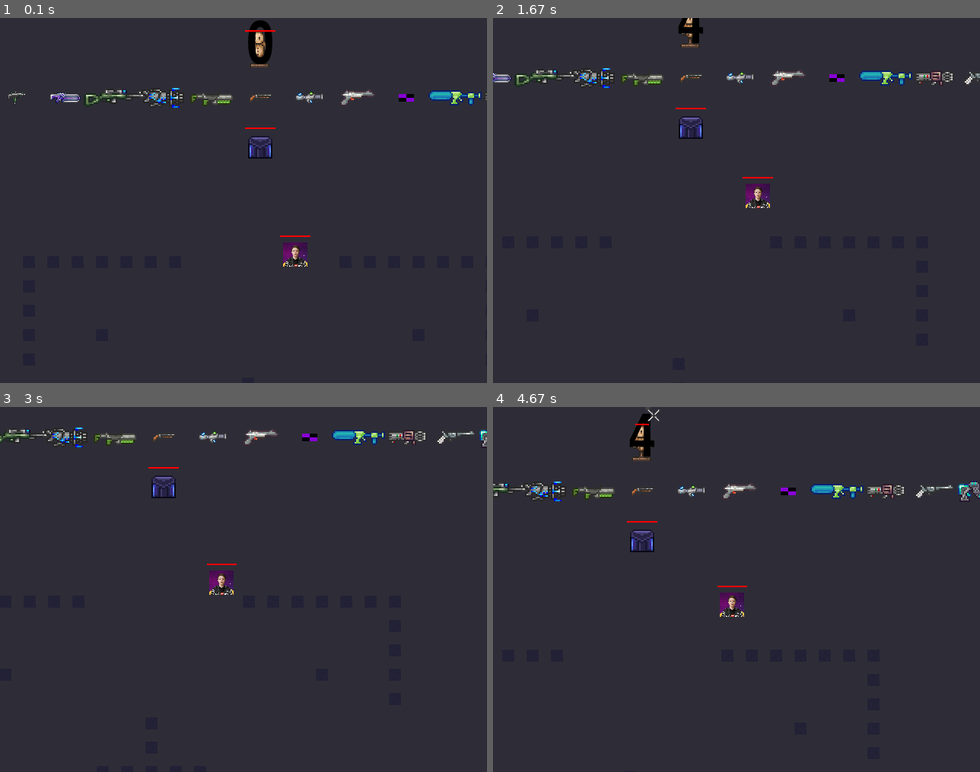
Above: before the commit, frames 1-4 (two rows, left to right).
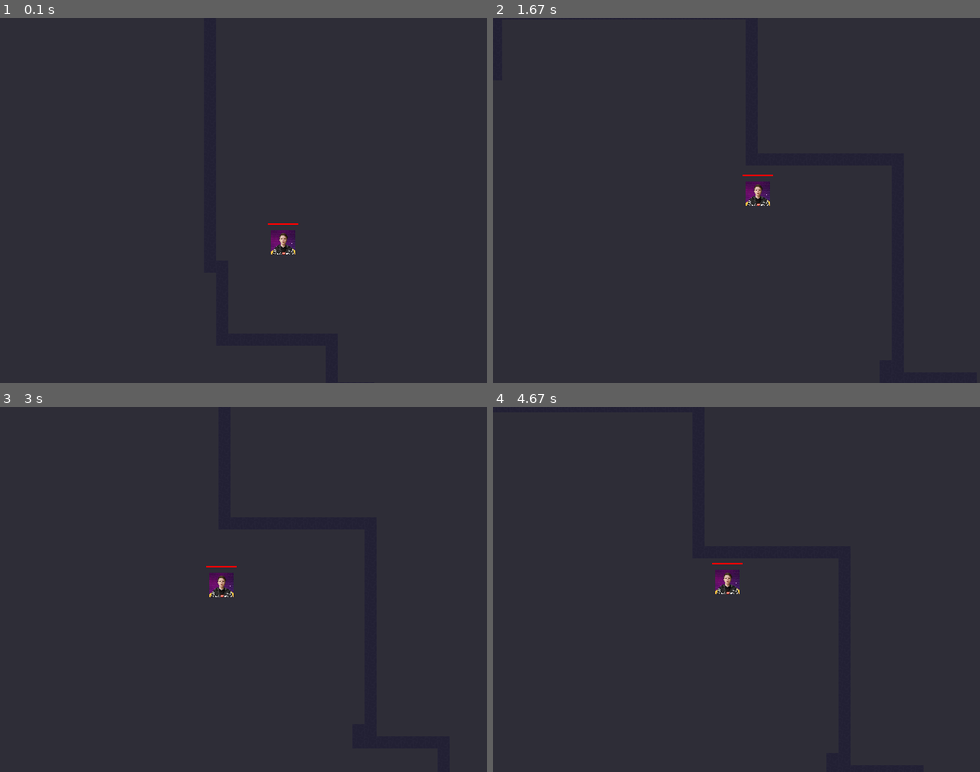
Above: after the commit, the same moments.

Repository: RyDawg-Studios/Chipset
Game: pygame game, started from main.py
The game is run twice, just before and just after one commit, with the same random seed, the same clock (stepped at 60 frames per second) and the same inputs.
Inputs (mouse positions are in pixels of both pictures, inside the frame that each line leads up to):
- Up to frame 1 (0.1 s): no input
- Up to frame 2 (1.67 s): hold L 0.33-0.8 s; hold Right 0.33-0.8 s; move the mouse to (717, 215) at 0.37 s; hold Right 0.83-1.3 s; move the mouse to (892, 189) at 0.87 s; hold Up 1.33-1.63 s; move the mouse to (619, 204) at 1.37 s
- Up to frame 3 (3 s): hold Right 1.67-2.13 s; move the mouse to (92, 534) at 1.7 s; hold Left 2.17-2.7 s; move the mouse to (316, 461) at 2.2 s; hold Down from 2.73 s (still down); move the mouse to (301, 622) at 2.77 s
- Up to frame 4 (4.67 s): release Down at 3.03 s; hold Left 3.07-3.47 s; move the mouse to (746, 465) at 3.1 s; hold Up 3.5-3.87 s; move the mouse to (561, 578) at 3.53 s; hold Right 3.9-4.53 s; move the mouse to (741, 629) at 3.93 s; hold Down from 4.57 s (still down); move the mouse to (721, 527) at 4.6 s

The runs differ from the first frame. In frame 1, 2.6% of the frame differs, in the area x 1-100%, y 0-69%; in frame 2, 2.1%; in frame 3, 1.7%; in frame 4, 2.6%.

Commit message:
Fixed some stuff broke some stuff probably idk but it doesnt repeat anymore so thats nice

Diff:
--- a/data/engine/display/display_manager.py
+++ b/data/engine/display/display_manager.py
@@ -31,6 +31,9 @@
         else:
             self.screen.blit(self.bg, (0, 0))
 
+        self.group.update()
+        self.group.draw(self.screen)
+
         for object in list(self.pde.level_manager.level.objectManager.objects):
             if hasattr(object, "rect"):
                 if object.scroll == True:
@@ -38,8 +41,6 @@
                     object.rect.centery -= self.scroll[1]
 
 
-        self.group.update()
-        self.group.draw(self.screen)
 
 
     def configurewindow(self):
--- a/data/engine/object/object_manager.py
+++ b/data/engine/object/object_manager.py
@@ -32,7 +32,7 @@
 
     def clear(self):
         for obj in self.objects:
-            obj.queuedeconstruction()
+            obj.deconstruct()
 
         self.objects = []
 
--- a/data/engine/player/player_controller.py
+++ b/data/engine/player/player_controller.py
@@ -30,6 +30,7 @@
         pass
 
     def deconstruct(self):
-        if self in self.owner.pde.player_manager.player_controllers:
-            self.owner.pde.player_manager.player_controllers.remove(self)
+        if self.owner is not None:
+            if self in self.owner.pde.player_manager.player_controllers:
+                self.owner.pde.player_manager.player_controllers.remove(self)
         return super().deconstruct()
--- a/data/engine/sprite/sprite_component.py
+++ b/data/engine/sprite/sprite_component.py
@@ -48,7 +48,6 @@
 
 
     def deconstruct(self):
-        self.parent.pde.display_manager.group.remove(self)
         self.kill()
         return
 
@@ -66,9 +65,10 @@
         self.sprite = Sprite(parent=owner, sprite=sprite, layer=layer, rotation=self.owner.rotation, scale=self.owner.scale)
 
     def update(self):
+        super().update()
         self.sprite.update()
-        super().update()
 
     def deconstruct(self):
+        super().deconstruct()
         self.sprite.deconstruct()
-        super().deconstruct()
+        self.sprite = None
--- a/data/topdownshooter/TopDownShooter.py
+++ b/data/topdownshooter/TopDownShooter.py
@@ -22,7 +22,7 @@
         return l
 
     def activate(self):
-        self.changelevel(DevLevel)
+        self.changelevel(GeneratedLevel)
         return super().activate()
 
     def restart(self):
--- a/data/topdownshooter/content/objects/levelgenerator/level_generator.py
+++ b/data/topdownshooter/content/objects/levelgenerator/level_generator.py
@@ -12,9 +12,6 @@
         self.fullrects = []
         self.whitespace = []
         self.points = []
-
-
-
 
     def generate_points(self):
         for i in range(8):
@@ -53,7 +50,7 @@
         for rect in self.rects:
             for tile in rect:
                 if tile not in self.whitespace:
-                    self.man.add_object(obj=Tile(man=self.man, pde=self.pde, position=[tile[0]*16 + 16, tile[1]*16 + 16]))
+                    self.man.add_object(obj=Tile(man=self.man, pde=self.pde, position=[tile[0]*16 + 16, tile[1]*16 + 16], sprite=r'data\topdownshooter\assets\sprites\tiles\wall1.png'))
 
 
 
--- a/data/topdownshooter/content/objects/player/shooter_controller.py
+++ b/data/topdownshooter/content/objects/player/shooter_controller.py
@@ -8,7 +8,7 @@
 
     def on_input(self, input):
         if input == pygame.K_l:
-            self.owner.pde.game.activate()
+            self.owner.pde.game.restart()
         if input == pygame.K_LSHIFT:
             self.owner.dodging = True
         if input == pygame.K_LALT:
